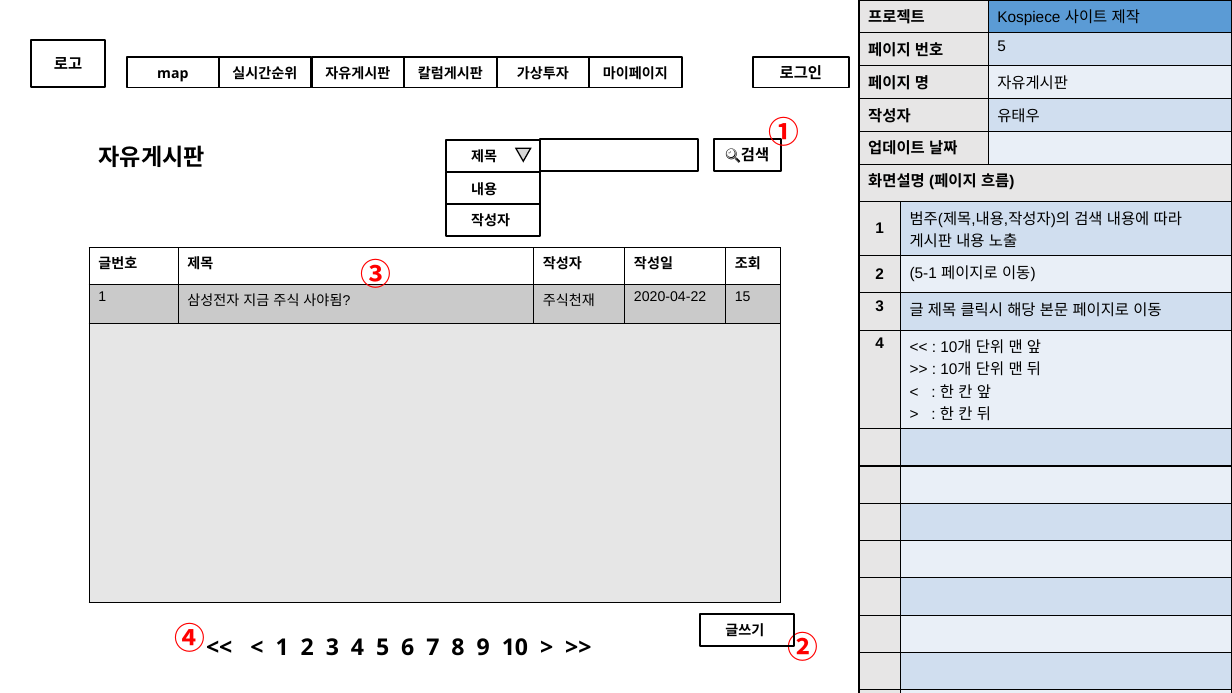
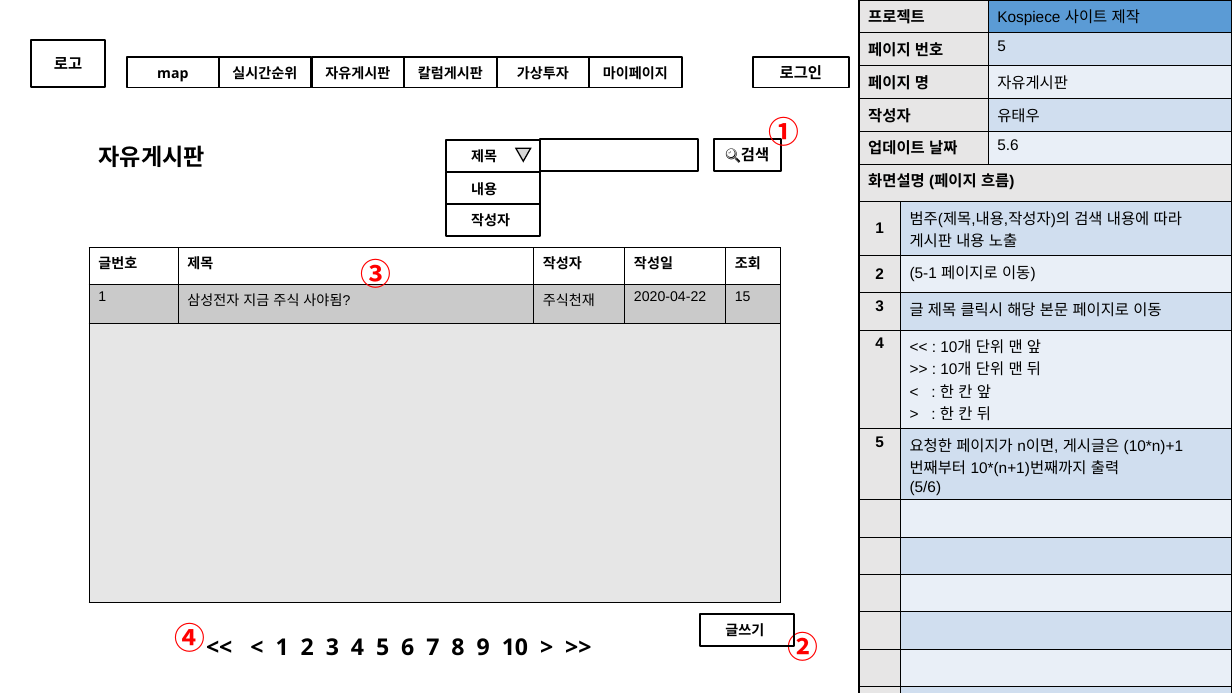
Before and after one commit to aa991102/kospiece, a slide deck: slide 29 of PersonalFolder/modeling/코스피스-스토리보드-통합.pptx (slide 28 before the commit). Drawn at 1232x693 pixels with LibreOffice and Linux fonts; fonts in the diff are those of the drawing. Boxes give left, top, right and bottom in pixels: in the first picture for what was removed or moved away, otherwise in the second. Text is boxed around its words. In the diff, an @@ line names an element or a change of style, - is before the commit and + after.

```diff
--- a/PersonalFolder/modeling/코스피스-스토리보드-통합.pptx
+++ b/PersonalFolder/modeling/코스피스-스토리보드-통합.pptx
@@ table at (860, 0, 1232, 165) @@
-row 5, column 2: 
+row 5, column 2: 5.6
@@ table at (860, 165, 1232, 693) @@
+row 6: 5 | 요청한 페이지가 n이면, 게시글은 (10*n)+1번째부터 10*(n+1)번째까지 출력 / (5/6)
-row 13:  | 
```
Also in this commit, not shown: 3 other slides changed, 1 slide added, 2 other files.
